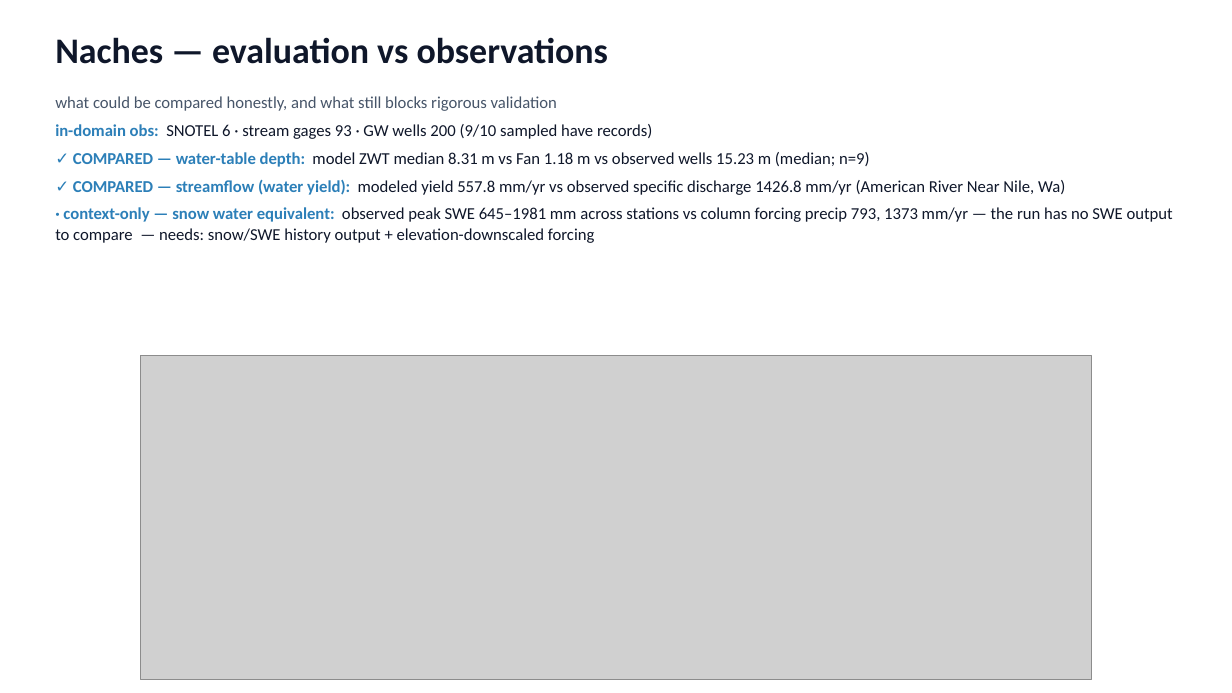
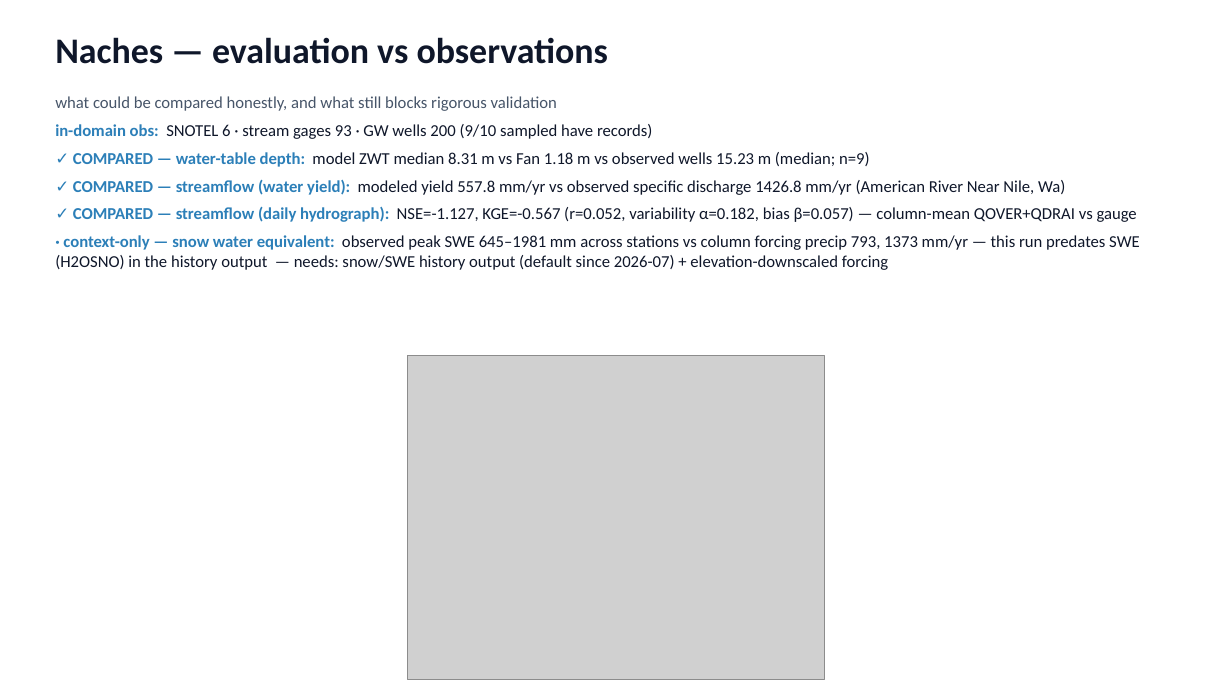
Before and after one commit to hoangtv1899/multi-agent-framework, a slide deck: slide 12 of docs/slides/story_20260702.pptx. Drawn at 1232x693 pixels with LibreOffice and Linux fonts; fonts in the diff are those of the drawing; grey boxes stand for pictures. Boxes give left, top, right and bottom in pixels: in the first picture for what was removed or moved away, otherwise in the second. Text is boxed around its words. In the diff, an @@ line names an element or a change of style, - is before the commit and + after.

```diff
--- a/docs/slides/story_20260702.pptx
+++ b/docs/slides/story_20260702.pptx
@@ text at box(55, 207, 1139, 270): text changed @@
-· context-only — snow water equivalent: observed peak SWE 645–1981 mm across stations vs column forcing precip 793, 1373 mm/yr — the run has no SWE output to compare — needs: snow/SWE history output + elevation-downscaled forcing
+✓ COMPARED — streamflow (daily hydrograph): NSE=-1.127, KGE=-0.567 (r=0.052, variability α=0.182, bias β=0.057) — column-mean QOVER+QDRAI vs gauge
+· context-only — snow water equivalent: observed peak SWE 645–1981 mm across stations vs column forcing precip 793, 1373 mm/yr — this run predates SWE (H2OSNO) in the history output — needs: snow/SWE history output (default since 2026-07) + elevation-downscaled forcing
@@ picture: place and size @@
-picture at box(140, 356, 1092, 679)
+picture at box(408, 356, 824, 679)
```
Also in this commit, not shown: 2 other slides changed.
